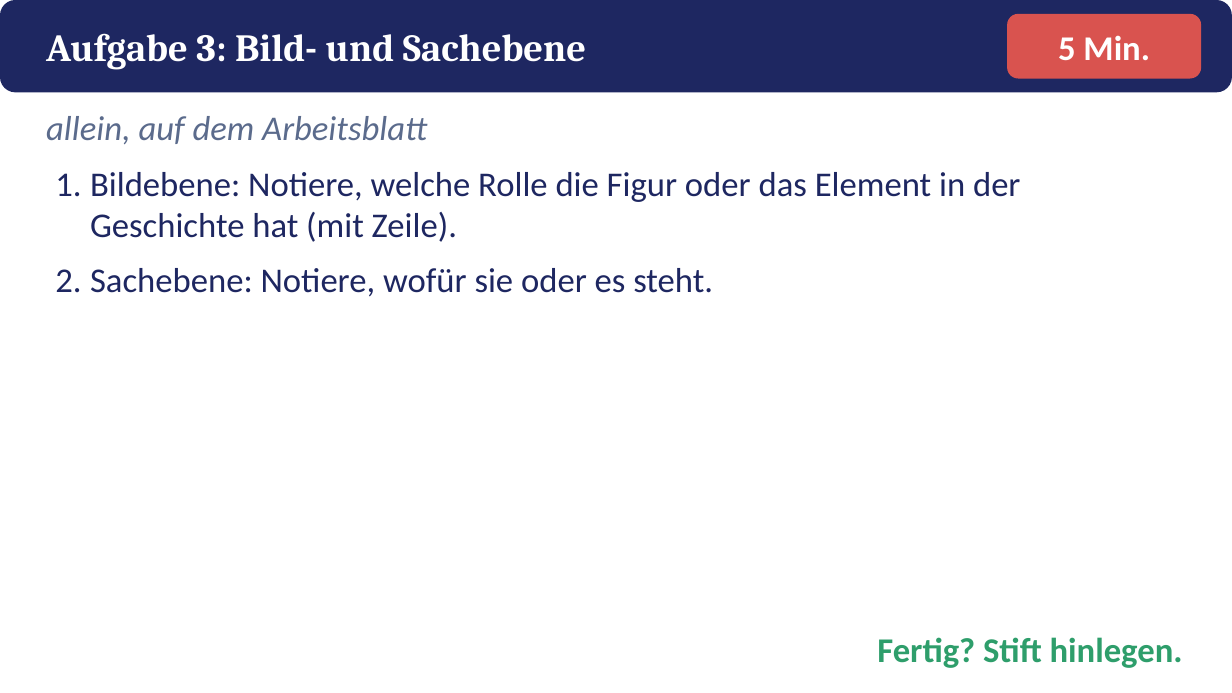
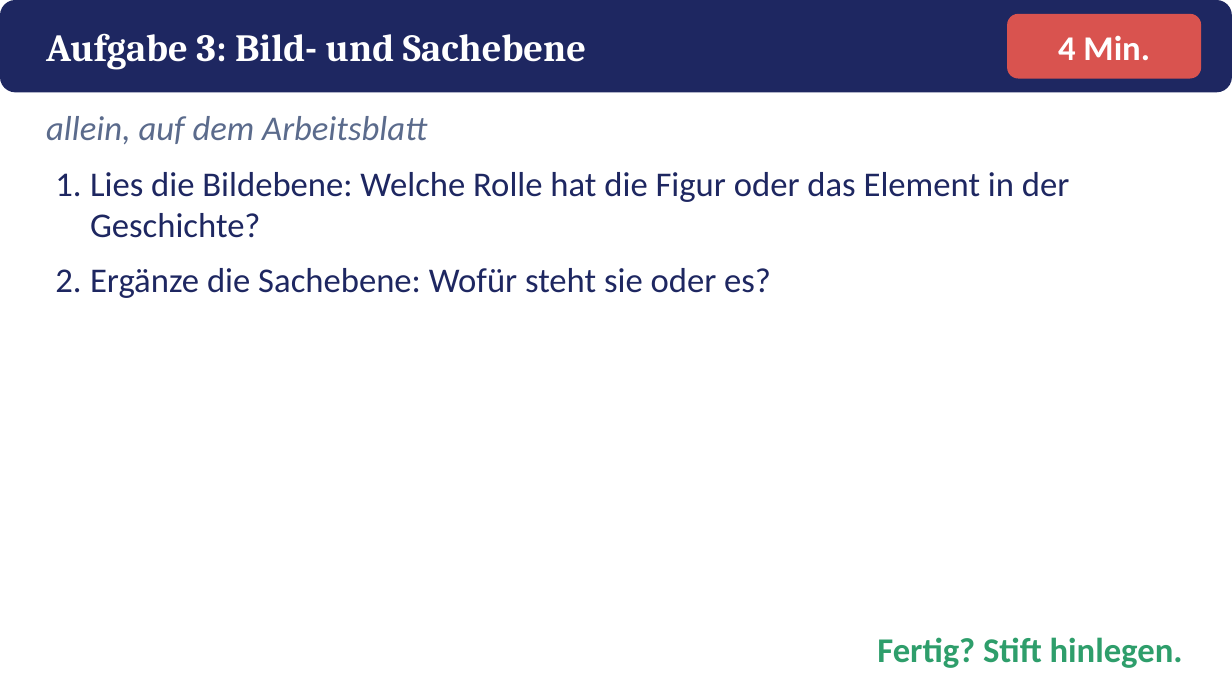
Before and after one commit to golzkonstantin-gif/Schule, a slide deck: slide 14 of Deutsch_11/Kafka_Vor_dem_Gesetz/Macht_Ohnmacht/Praesentation_Macht_Ohnmacht.pptx. Drawn at 1232x693 pixels with LibreOffice and Linux fonts; fonts in the diff are those of the drawing. Boxes give left, top, right and bottom in pixels: in the first picture for what was removed or moved away, otherwise in the second. Text is boxed around its words. In the diff, an @@ line names an element or a change of style, - is before the commit and + after.

```diff
--- a/Deutsch_11/Kafka_Vor_dem_Gesetz/Macht_Ohnmacht/Praesentation_Macht_Ohnmacht.pptx
+++ b/Deutsch_11/Kafka_Vor_dem_Gesetz/Macht_Ohnmacht/Praesentation_Macht_Ohnmacht.pptx
@@ text at (1058,35,1150,60): text changed @@
-5 Min.
+4 Min.
@@ text at (90,172,1069,298): text changed @@
-1. Bildebene: Notiere, welche Rolle die Figur oder das Element in der Geschichte hat (mit Zeile).
-2. Sachebene: Notiere, wofür sie oder es steht.
+1. Lies die Bildebene: Welche Rolle hat die Figur oder das Element in der Geschichte?
+2. Ergänze die Sachebene: Wofür steht sie oder es?
```
Also in this commit, not shown: 11 other files.
